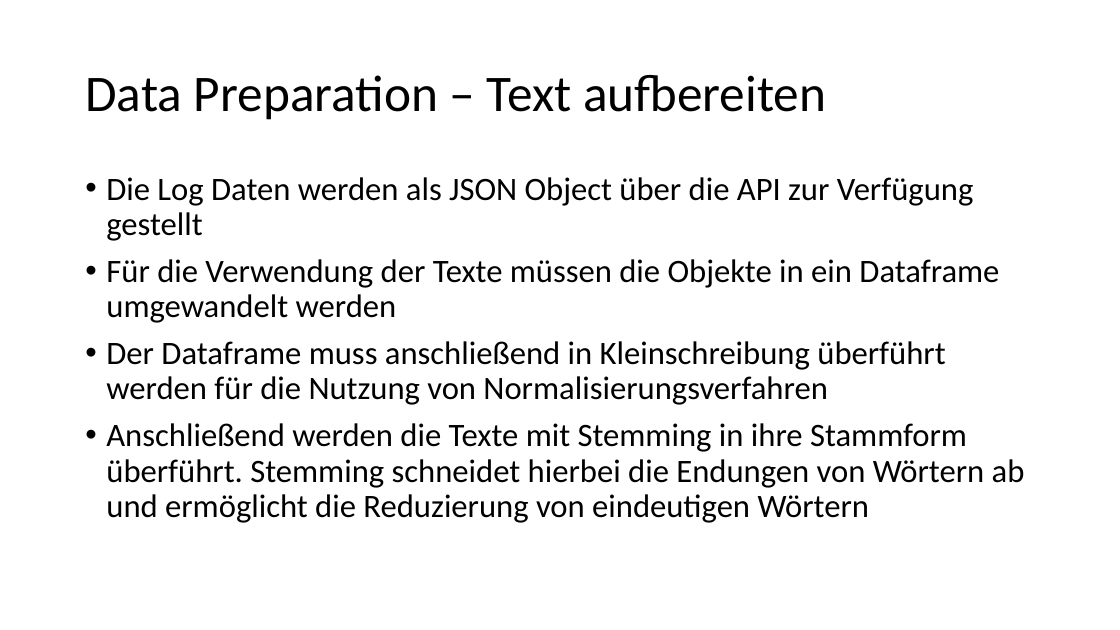
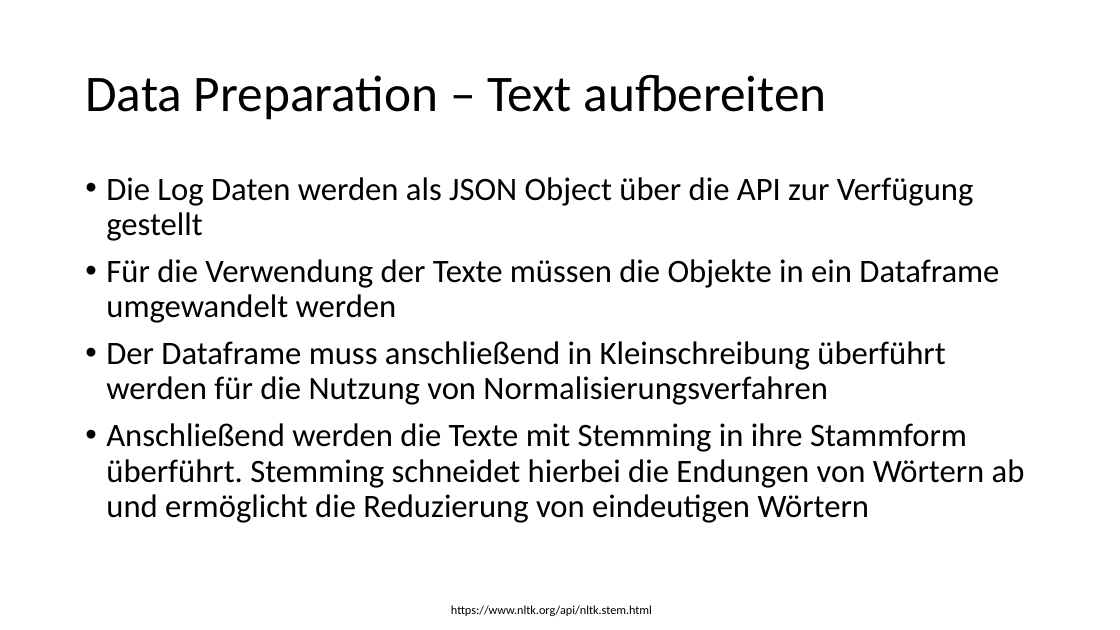
Before and after one commit to Flitschi7/big-data-management, a slide deck: slide 12 of Organisational/Dokumentation HHZ Rocket Project.pptx. Drawn at 1120x630 pixels with LibreOffice and Linux fonts; fonts in the diff are those of the drawing. Boxes give left, top, right and bottom in pixels: in the first picture for what was removed or moved away, otherwise in the second. Text is boxed around its words. In the diff, an @@ line names an element or a change of style, - is before the commit and + after.

```diff
--- a/Organisational/Dokumentation HHZ Rocket Project.pptx
+++ b/Organisational/Dokumentation HHZ Rocket Project.pptx
@@ text added at bbox=[451, 605, 652, 616], 10.5 pt, text #000000 @@
+https://www.nltk.org/api/nltk.stem.html
```
Also in this commit, not shown: 7 other slides changed, 2 slides added, 2 other files.
